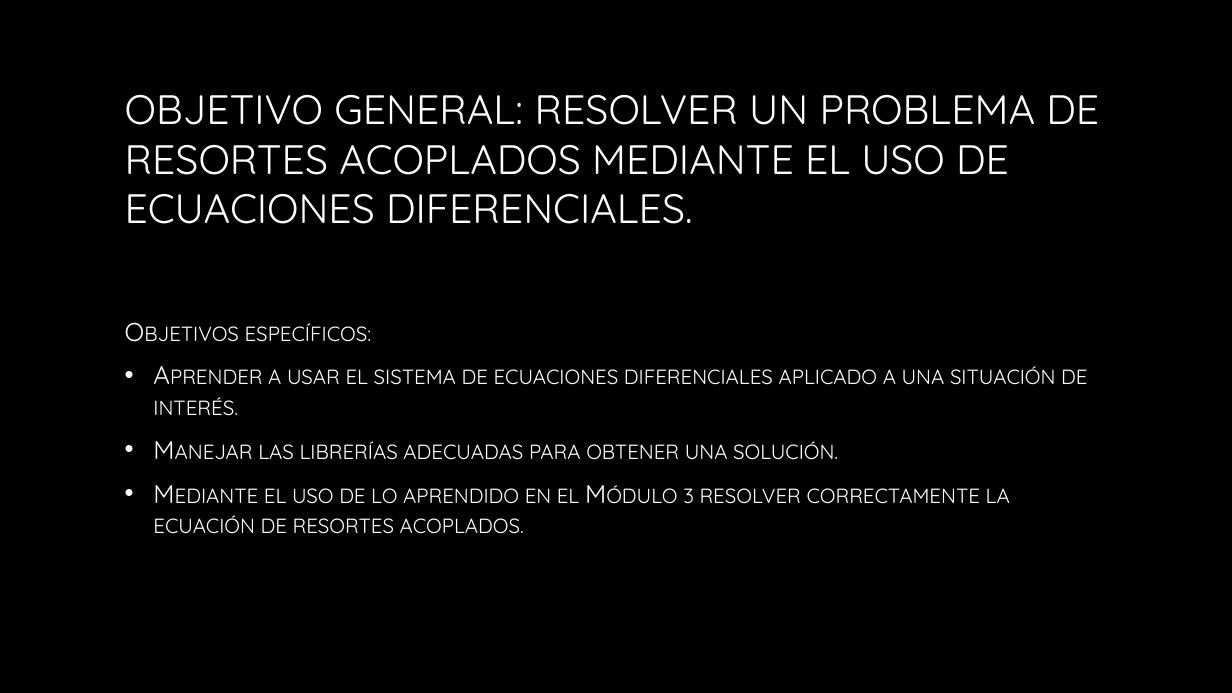
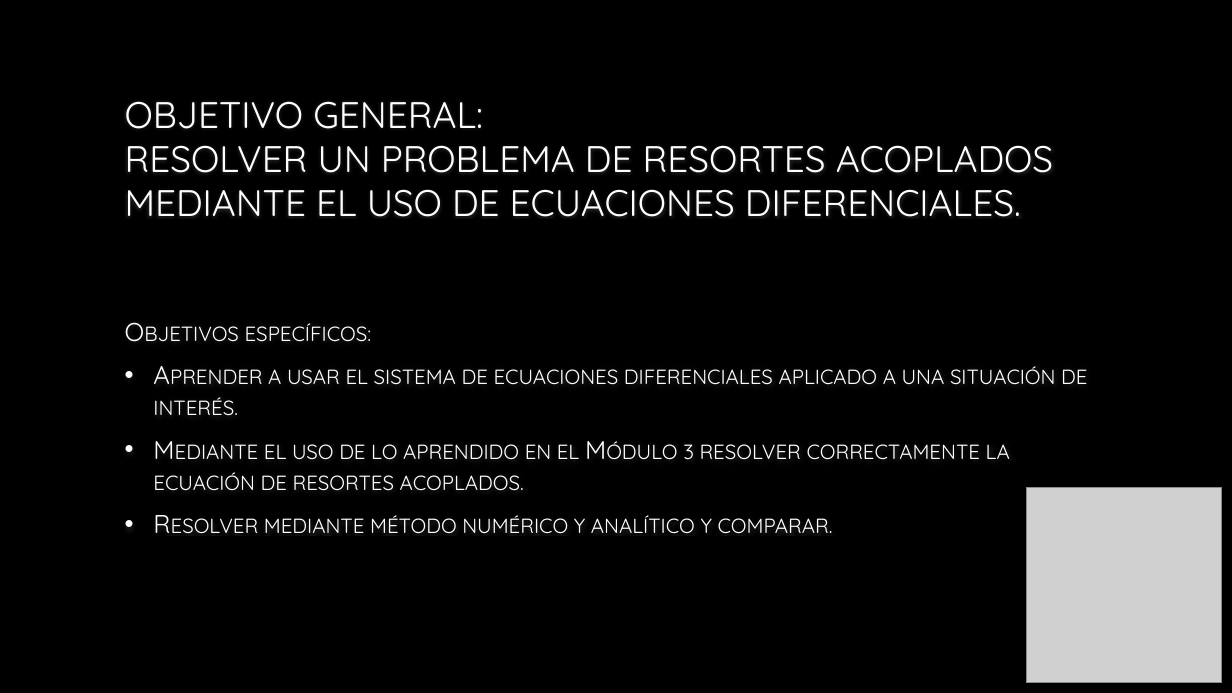
Before and after one commit to JabberTheWock/Proyecto_modulo3, a slide deck: slide 2 of Presentación módulo 3.pptx. Drawn at 1232x693 pixels with LibreOffice and Linux fonts; fonts in the diff are those of the drawing; grey boxes stand for pictures; background and template pictures are left out. Boxes give left, top, right and bottom in pixels: in the first picture for what was removed or moved away, otherwise in the second. Text is boxed around its words. In the diff, an @@ line names an element or a change of style, - is before the commit and + after.

```diff
--- a/Presentación módulo 3.pptx
+++ b/Presentación módulo 3.pptx
@@ title "OBJETIVO GENERAL: RESOLVER UN PROBLEMA ..." at (x1=125, y1=101, x2=1053, y2=217): size 32 to 28.8 pt @@
@@ text at (x1=258, y1=441, x2=838, y2=460): paragraph removed @@
-• Manejar las librerías adecuadas para obtener una solución.
@@ picture added at (x1=1027, y1=488, x2=1223, y2=684) @@
@@ text at (x1=264, y1=515, x2=833, y2=534): paragraph added @@
+• Resolver mediante método numérico y analítico y comparar.
```
Also in this commit, not shown: 2 other slides changed, 1 other file.
